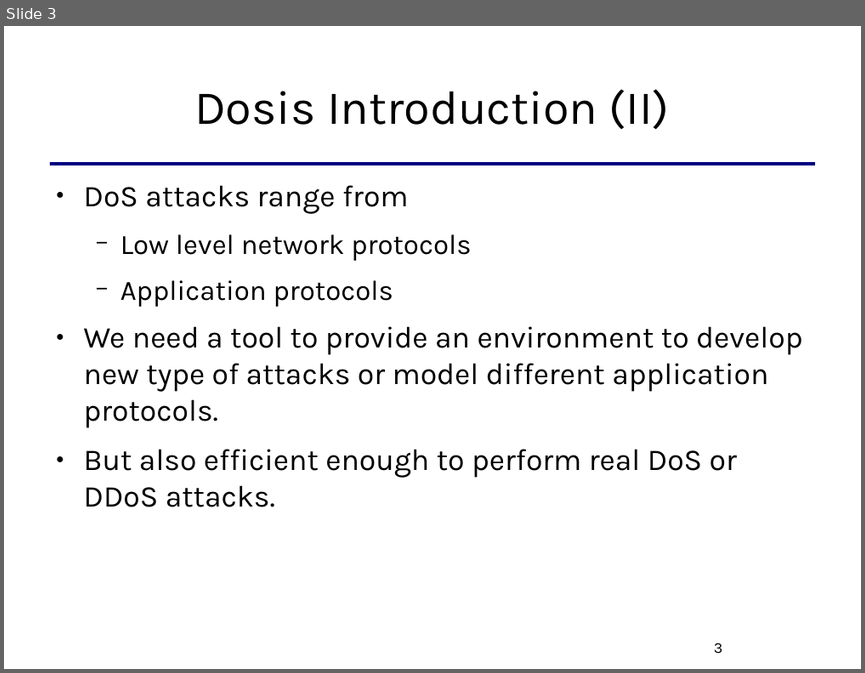
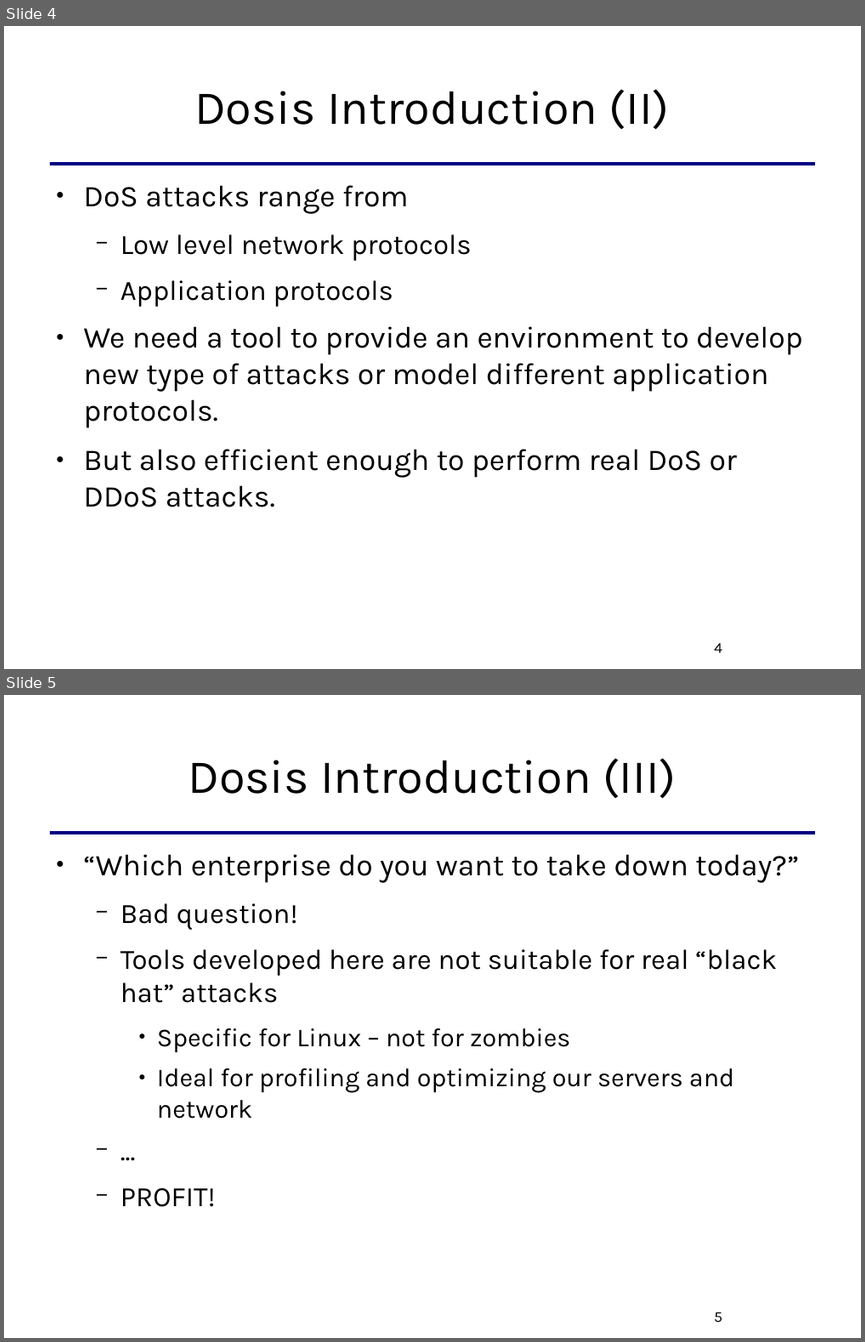
Before and after one commit to killabytenow/dosis, a slide deck: doc/Dosis-SCG-2009.odp. Shown one above the other, each under a label of ours: slide 3 before the commit, slides 4 and 5 after it. The pictures are 865x673 and 865x1342 pixels, drawn with LibreOffice and Linux fonts; fonts in the diff are those of the drawing. Boxes give left, top, right and bottom in pixels: in the first picture for what was removed or moved away, otherwise in the second. Text is boxed around its words. In the diff, an @@ line names an element or a change of style, - is before the commit and + after.

```diff
--- a/doc/Dosis-SCG-2009.odp
+++ b/doc/Dosis-SCG-2009.odp
@@ slide 5 added at [4, 695, 861, 1338], background #FFFFFF; not listed: 1 template element that a slide beside it also shows @@
@@ title added at [188, 758, 676, 799], 44 pt, text #000000 @@
+Dosis Introduction (III)
@@ text added at [84, 854, 799, 1207], 24 pt, text #000000 @@
+● “Which enterprise do you want to take down today?”
+  − Bad question!
+  − Tools developed here are not suitable for real “black hat” attacks
+    ● Specific for Linux – not for zombies
+    ● Ideal for profiling and optimizing our servers and network
+  − ...
+  − PROFIT!
@@ page number added at [714, 1312, 722, 1321], 14 pt, text #000000 @@
+5
@@ what was slide 3 is now slide 4 @@
@@ page number at [714, 642, 722, 652]: text changed @@
-3
+4
```
Also in this commit, not shown: 2 slides changed, 11 other slides added, 14 slides removed.
